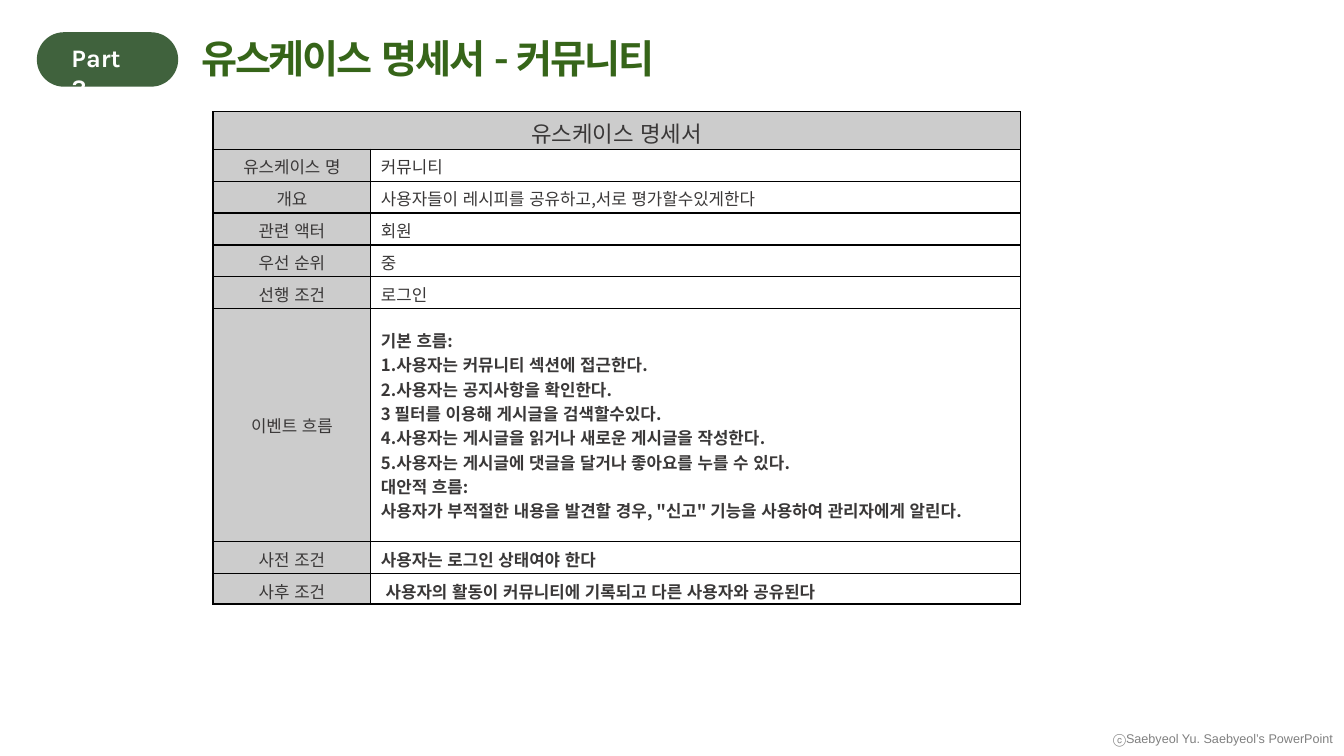
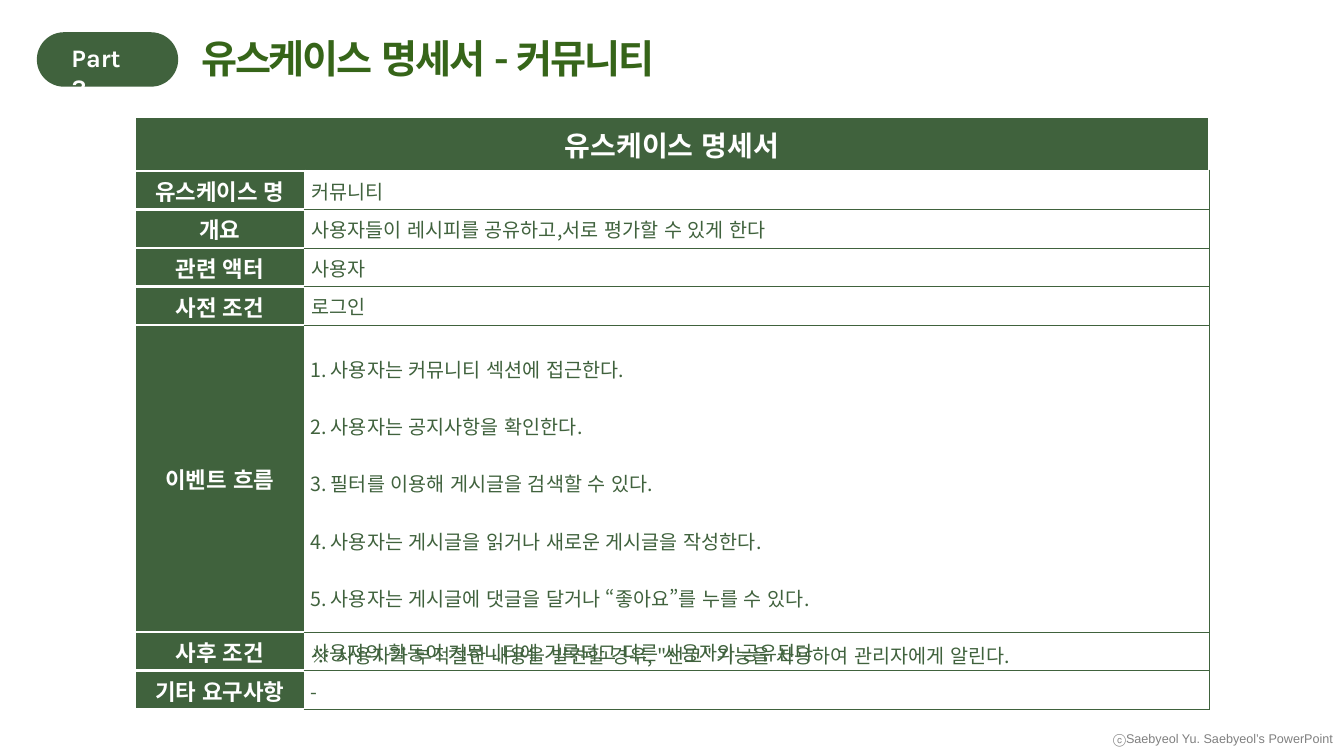
Before and after one commit to Yoon-jae-min/UsecaseDiagram, a slide deck: slide 14 of 수정/2조 요구사항 확인, 유스케이스(발표).pptx. Drawn at 1344x756 pixels with LibreOffice and Linux fonts; fonts in the diff are those of the drawing. Boxes give left, top, right and bottom in pixels: in the first picture for what was removed or moved away, otherwise in the second. Text is boxed around its words. In the diff, an @@ line names an element or a change of style, - is before the commit and + after.

```diff
--- a/수정/2조 요구사항 확인, 유스케이스(발표).pptx
+++ b/수정/2조 요구사항 확인, 유스케이스(발표).pptx
@@ table at <box>135,117,1210,710</box> @@
-row 3: 개요 | 사용자들이 레시피를 공유하고,서로 평가할수있게한다
-row 4: 관련 액터 | 회원
-row 5: 우선 순위 | 중
-row 6: 선행 조건 | 로그인
-row 7: 이벤트 흐름 | 기본 흐름: / 1.사용자는 커뮤니티 섹션에 접근한다. / 2.사용자는 공지사항을 확인한다. / 3 필터를 이용해 게시글을 검색할수있다. / 4.사용자는 게시글을 읽거나 새로운 게시글을 작성한다. / 5.사용자는 게시글에 댓글을 달거나 좋아요를 누를 수 있다. / 대안적 흐름: / 사용자가 부적절한 내용을 발견할 경우, "신고" 기능을 사용하여 관리자에게 알린다.
-row 8: 사전 조건 | 사용자는 로그인 상태여야 한다
+row 3: 개요 | 사용자들이 레시피를 공유하고,서로 평가할 수 있게 한다
+row 4: 관련 액터 | 사용자
+row 5: 사전 조건 | 로그인
+row 6: 이벤트 흐름 | 1. 사용자는 커뮤니티 섹션에 접근한다. / 2. 사용자는 공지사항을 확인한다. / 3. 필터를 이용해 게시글을 검색할 수 있다. / 4. 사용자는 게시글을 읽거나 새로운 게시글을 작성한다. / 5. 사용자는 게시글에 댓글을 달거나 “좋아요”를 누를 수 있다. / ※ 사용자가 부적절한 내용을 발견할 경우, "신고" 기능을 사용하여 관리자에게 알린다.
+row 8: 기타 요구사항 | -
@@ table: place and size @@
-table at <box>213,112,1020,604</box>
+table at <box>135,117,1210,710</box>
```
Also in this commit, not shown: 15 other slides changed.
